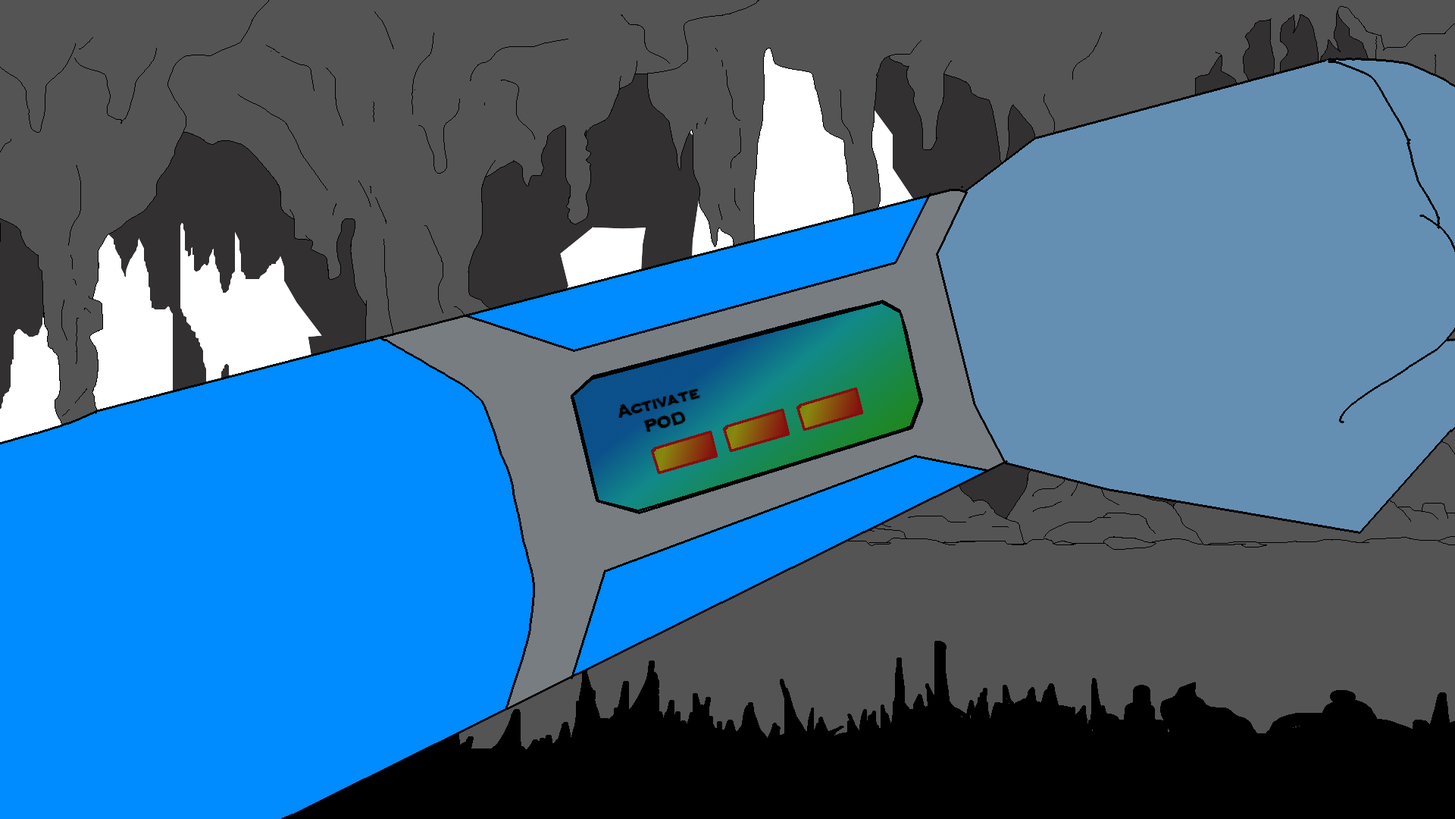
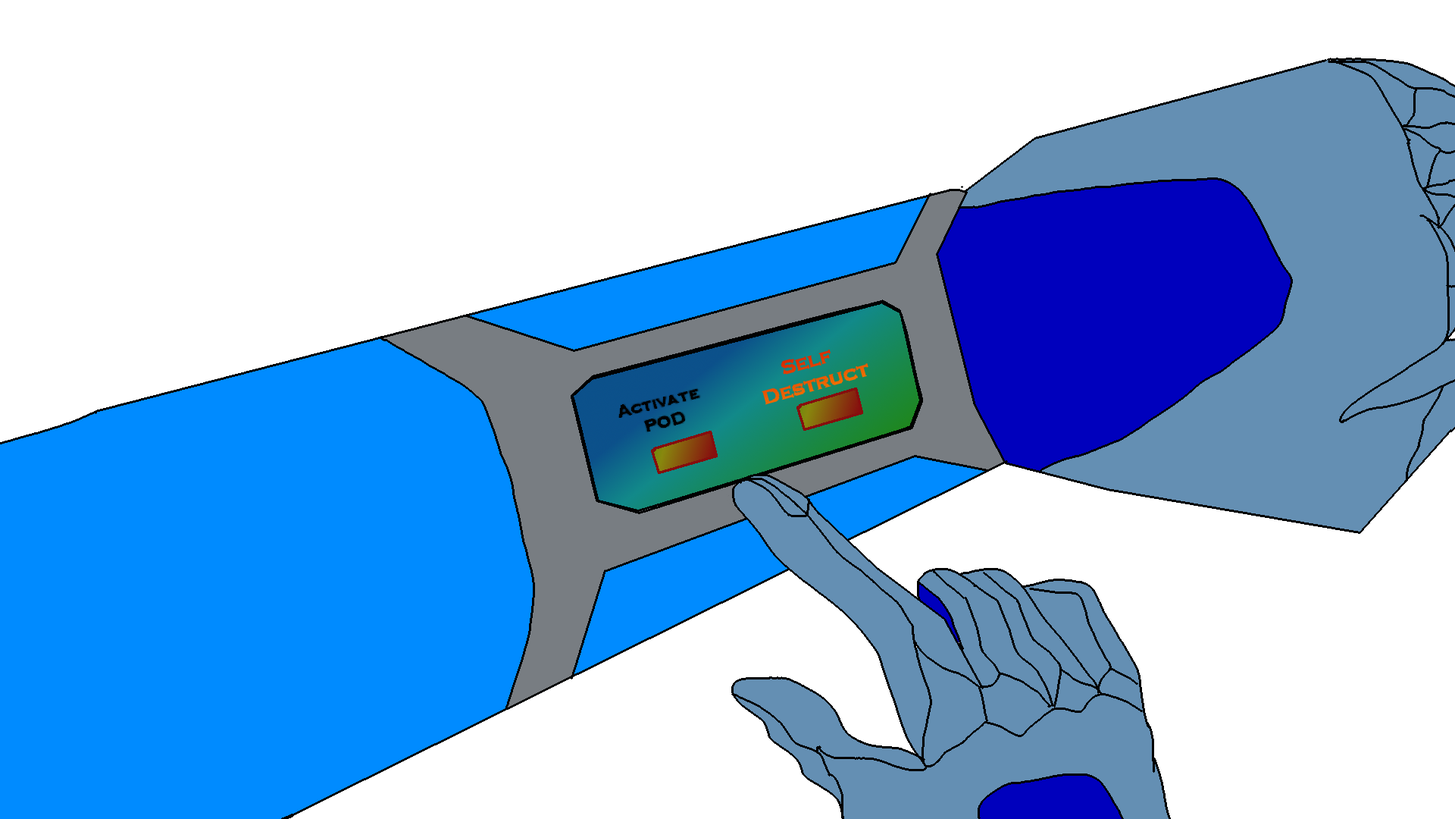
Layers edited between the first and the second 1455x819 image:
added layer "pressbutton" above "selfDestruct" over bbox(725, 473, 1172, 819)
added layer "Self ..." above "Activate ..." over bbox(761, 348, 869, 405)
hid "buttons" over bbox(723, 408, 790, 452)
painted on "hand" over bbox(938, 60, 1455, 482)
hid "09-CaptainDashEndingScene-bg.png" over bbox(0, 0, 1455, 819)
